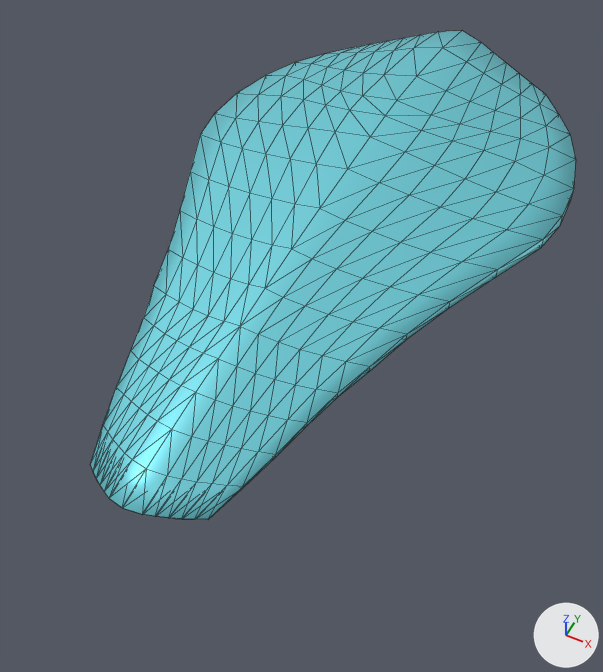
Renders of the glTF model import/shild.glb from each side of a commit.
Both versions are drawn from a camera (50 mm lens) standing at (0.434, -1.082, 1.084) and looking at (0.031, -0.277, 0.077). Every picture has the same lights, and +X, +Y and +Z are marked at lower right. Mesh edges are drawn as thin lines. Where no turn or scale is listed for an object, it has been applied to the vertices. Vertices at the same position are counted once.

In view in the first picture: 'shild'.
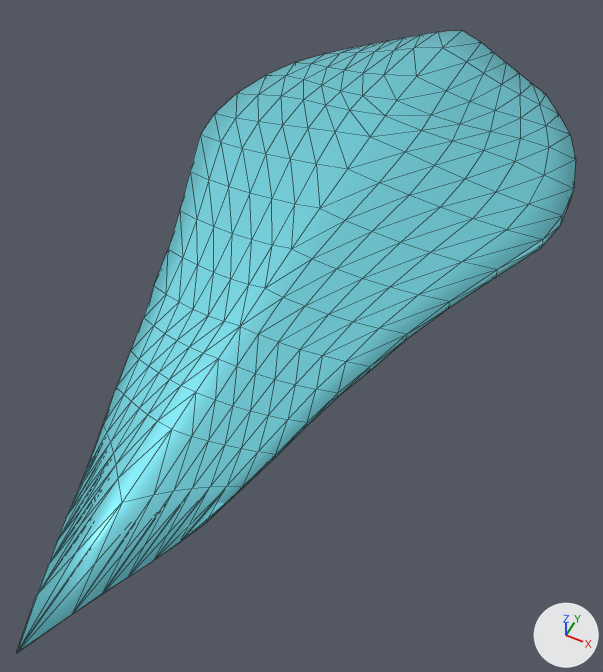
The newer file is also rescaled (x0.779), turned or shifted as a whole; pictures and numbers use the older file's frame.

Boxes (x1, y1, x2, y2) around the edits, measured in the pictures (603 x 672 px; the box of a moved part takes in the faces that stretch with it):
```json
{"object": "shild", "change": "reshaped", "before": [90, 31, 576, 519], "after": [16, 31, 576, 653], "on screen": "15% wider, 27% taller"}
{"part": 1, "of": "me_cube_002", "change": "moved or reshaped", "before": [90, 394, 258, 519], "after": [16, 394, 258, 653]}
```

Scene script edits in JSON lines:
```json
{"block": "me_cube_002", "where": "# used by ob_shild; location = (0.0, 0.0, 0.0)"}
{"op": "remove", "block": "me_cube_002", "code": "me_cube_002.from_pydata(...)  # 416 vertices, 828 faces; spans x -0.339..0.339, y -0.708..0.536, z 0.126..0.25"}
{"op": "add", "block": "me_cube_002", "code": "me_cube_002.from_pydata(...)  # 424 vertices, 844 faces; spans x -0.339..0.339, y -0.907..0.536, z 0.075..0.25"}
{"block": "me_cube_002", "change": "me_cube_002 part 1"}
{"block": "me_cube_002", "change": "6 vertices in x -0.091..0.091, y -0.659..-0.622, z 0.142..0.163 move by (0.0, -0.005, 0.0)"}
{"block": "me_cube_002", "change": "4 vertices in x -0.052..0.052, y -0.687..-0.686, z 0.158..0.16 move by (0.0, -0.088, 0.0)"}
{"block": "me_cube_002", "change": "4 vertices in x -0.06..0.06, y -0.631, z 0.165..0.169 move by (0.0, -0.011, 0.0)"}
{"block": "me_cube_002", "change": "4 vertices in x -0.043..0.043, y -0.639, z 0.171..0.175 move by (0.0, -0.019, 0.0)"}
{"block": "me_cube_002", "change": "30 vertices move from x -0.093..0.093, y -0.708..-0.612, z 0.143..0.186 to x -0.093..0.093, y -0.907..-0.614, z 0.143..0.186"}
```
